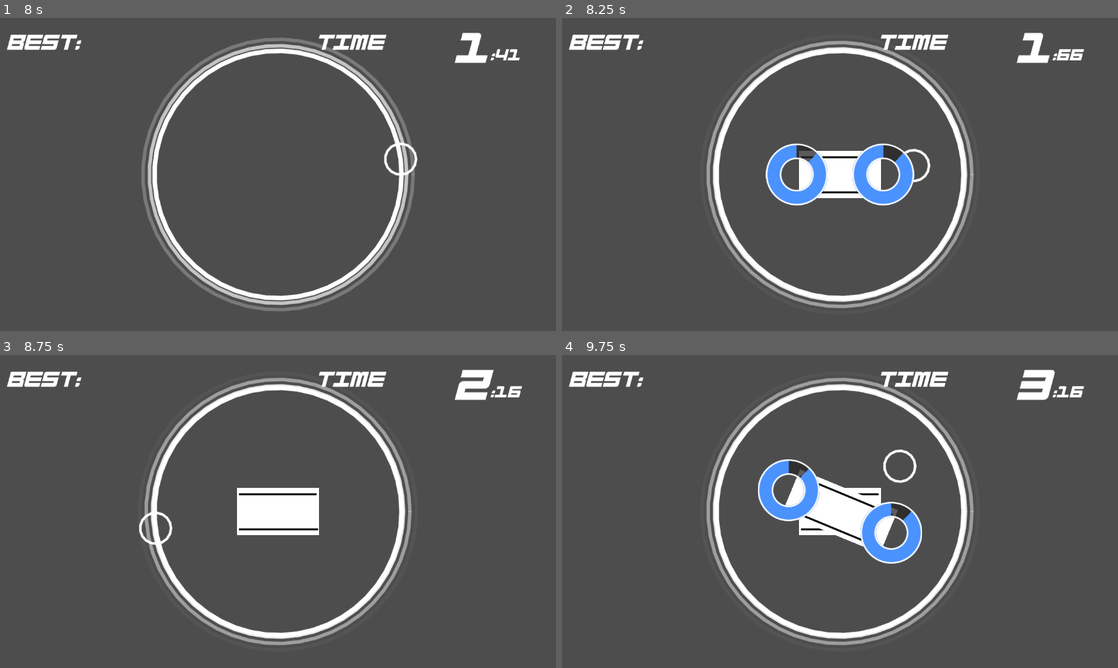
Above: before the commit, frames 1-4 (two rows, left to right).
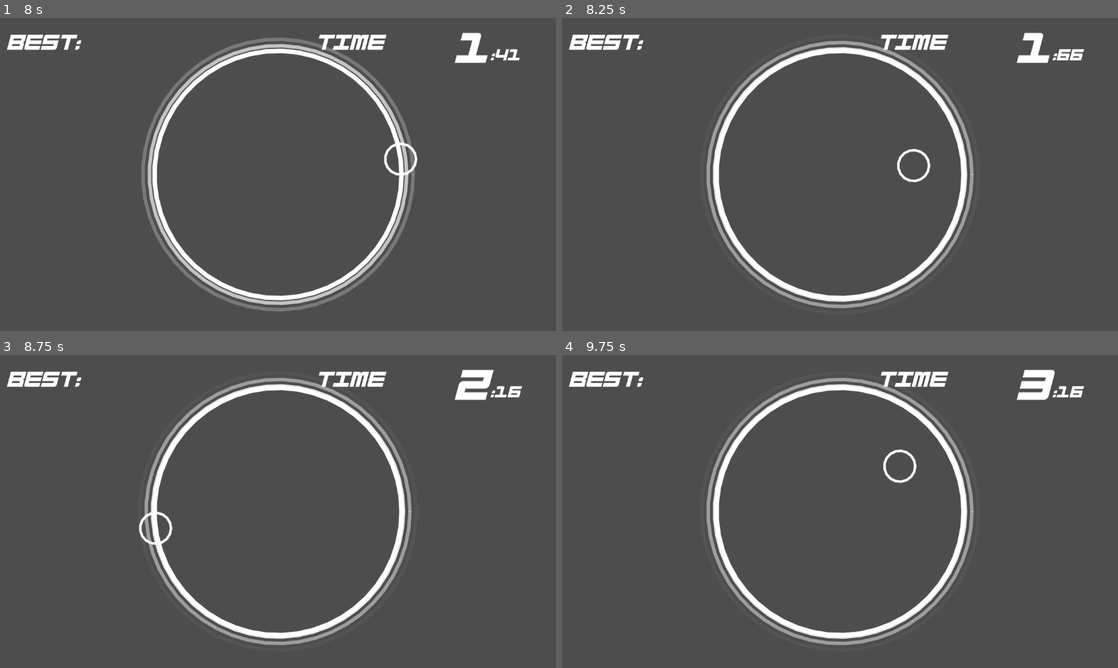
Above: after the commit, the same moments.

Repository: jokw1228/Slay_The_Circle
Game: Godot game, scene res://scenes/rooms/RoomLogo/RoomLogo.tscn
The game is run twice, just before and just after one commit, with the same random seed, the same clock (stepped at 60 frames per second) and the same inputs. Sound files missing from this copy of the repository are replaced by a short silence.
Inputs (mouse positions are in pixels of both pictures, inside the frame that each line leads up to):
- Up to frame 1 (8 s): tap Enter at 0.5, 2, 3.5 s; move the mouse to (400, 158) at 0.52 s; click (400, 158) at 0.67 s; tap Space at 1.25, 2.75, 4.25 s; move the mouse to (166, 190) at 1.27 s; click (166, 190) at 1.42 s; move the mouse to (333, 105) at 2.02 s; click (333, 105) at 2.17 s; move the mouse to (250, 237) at 2.77 s; click (250, 237) at 2.92 s; move the mouse to (444, 221) at 3.52 s; click (444, 221) at 3.67 s; move the mouse to (111, 127) at 4.27 s; click (111, 127) at 4.42 s; move the mouse to (305, 174) at 5.02 s; click (305, 174) at 5.17 s; move the mouse to (194, 96) at 5.77 s; click (194, 96) at 5.92 s; click (461, 290) at 6.5 s; move the mouse to (400, 158) at 7.27 s; click (400, 158) at 7.42 s
- Up to frame 2 (8.25 s): move the mouse to (728, 190) at 8.02 s; click (728, 190) at 8.17 s
- Up to frame 3 (8.75 s): no input
- Up to frame 4 (9.75 s): move the mouse to (895, 442) at 8.77 s; click (895, 442) at 8.92 s; move the mouse to (812, 574) at 9.52 s; click (812, 574) at 9.67 s

Frame 1 is identical in both runs. In frame 2, 3.8% of the frame differs, in the area x 36-64%, y 40-60%; in frame 3, 2.2%; in frame 4, 4.8%, in the area x 35-65%, y 33-67%.

Commit message:
머지 후 수정

Diff:
--- a/scenes/bombs/BombLink.tscn
+++ b/scenes/bombs/BombLink.tscn
@@ -1,10 +1,10 @@
 [gd_scene load_steps=3 format=3 uid="uid://5hmqv8rxk05i"]
 
-[ext_resource type="Script" path="res://BombLink.gd" id="1_pwcp4"]
+[ext_resource type="Script" path="res://scenes/bombs/BombLink.gd" id="1_7a02t"]
 [ext_resource type="Texture2D" uid="uid://duys3qeaq0ro" path="res://images/bomb_link.png" id="2_t8h55"]
 
 [node name="BombLink" type="Node2D" groups=["links"]]
-script = ExtResource("1_pwcp4")
+script = ExtResource("1_7a02t")
 
 [node name="Sprite2D" type="Sprite2D" parent="."]
 scale = Vector2(0.4, 0.8)
--- a/scenes/bombs/BombTimer.gd
+++ b/scenes/bombs/BombTimer.gd
@@ -6,7 +6,7 @@
 signal bomb_time_out
 
 func _ready():
-	Bar.max_value = set_time * 150
+	Bar.max_value = set_time * 100
 	Bar.value = Bar.max_value
 
 func _process(delta):
--- a/scenes/playingfield/PlayingField.gd
+++ b/scenes/playingfield/PlayingField.gd
@@ -43,6 +43,7 @@
 		PlayingFieldCamera_node.zoom_transition()
 		PlayingFieldInterface.game_speed_reset()
 
+		BombGenerator_node.get_tree().call_group("links", "queue_free")
 		BombGenerator_node.queue_free()
 
 		# Create a StartBomb
@@ -51,6 +52,11 @@
 		StartBomb_node.position = Vector2.ZERO
 		StartBomb_node.started.connect(start_PlayingField)
 		get_tree().current_scene.add_child(StartBomb_node)
+
+# Logic for BombLink
+func _on_player_grounded():
+	if BombGenerator_node != null:
+		BombGenerator_node.get_tree().call_group("links", "on_player_grounded")
 
 
 ### interface
--- a/scenes/playingfield/PlayingField.tscn
+++ b/scenes/playingfield/PlayingField.tscn
@@ -25,8 +25,9 @@
 [connection signal="game_over" from="." to="PlayingFieldCamera" method="rotation_stop"]
 [connection signal="game_over" from="." to="PlayingFieldCamera" method="_on_playing_field_game_over"]
 [connection signal="game_over" from="." to="PlayingFieldUI" method="close_Playing_and_open_Stopped"]
+[connection signal="game_over" from="." to="CircleField" method="stop_reverb_effect"]
 [connection signal="game_over" from="." to="CircleField" method="create_game_over_effect"]
-[connection signal="game_over" from="." to="CircleField" method="stop_reverb_effect"]
 [connection signal="game_start" from="." to="PlayingFieldCamera" method="rotation_reset"]
 [connection signal="game_start" from="." to="PlayingFieldUI" method="close_Stopped_and_open_Playing"]
 [connection signal="game_start" from="." to="CircleField" method="start_reverb_effect"]
+[connection signal="grounded" from="Player" to="." method="_on_player_grounded"]
--- a/scenes/rooms/RoomPlayingFields/RoomCircle.tscn
+++ b/scenes/rooms/RoomPlayingFields/RoomCircle.tscn
@@ -1,9 +1,9 @@
 [gd_scene load_steps=3 format=3 uid="uid://ccay8yrm25adk"]
 
 [ext_resource type="PackedScene" uid="uid://dntg6argh8n3n" path="res://scenes/playingfield/PlayingField.tscn" id="1_ms04y"]
-[ext_resource type="PackedScene" uid="uid://ymk5jnvo4t6" path="res://scenes/bombgenerators/JinwoongBombGenerator.tscn" id="2_myglv"]
+[ext_resource type="PackedScene" uid="uid://cx1j53lav5had" path="res://scenes/bombgenerators/TestBombGenerator.tscn" id="2_kmr5x"]
 
 [node name="RoomCircle" type="Node2D"]
 
 [node name="PlayingField" parent="." instance=ExtResource("1_ms04y")]
-BombGenerator_scene = ExtResource("2_myglv")
+BombGenerator_scene = ExtResource("2_kmr5x")
Renamed: BombLink.gd -> scenes/bombs/BombLink.gd
